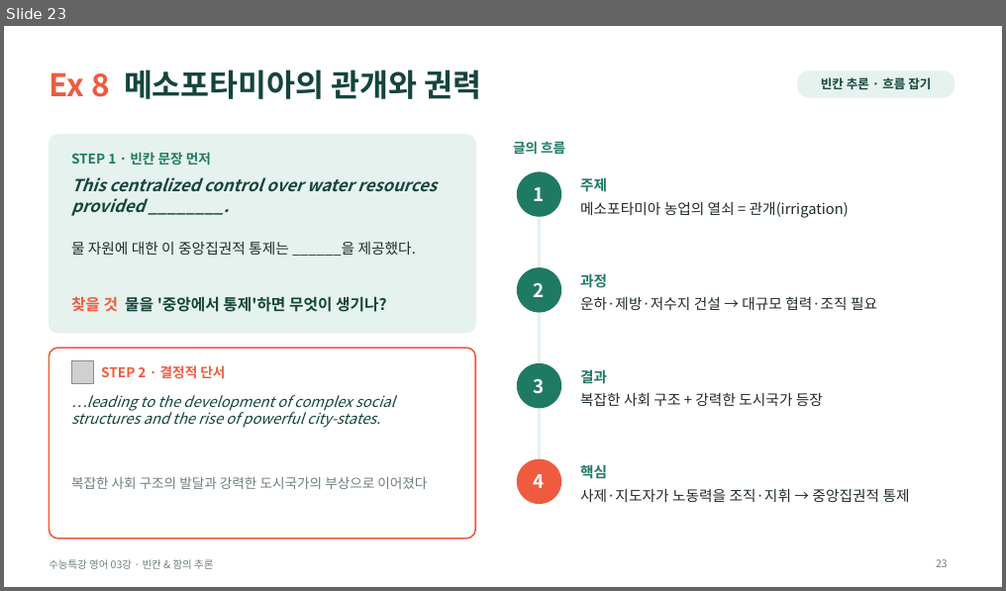
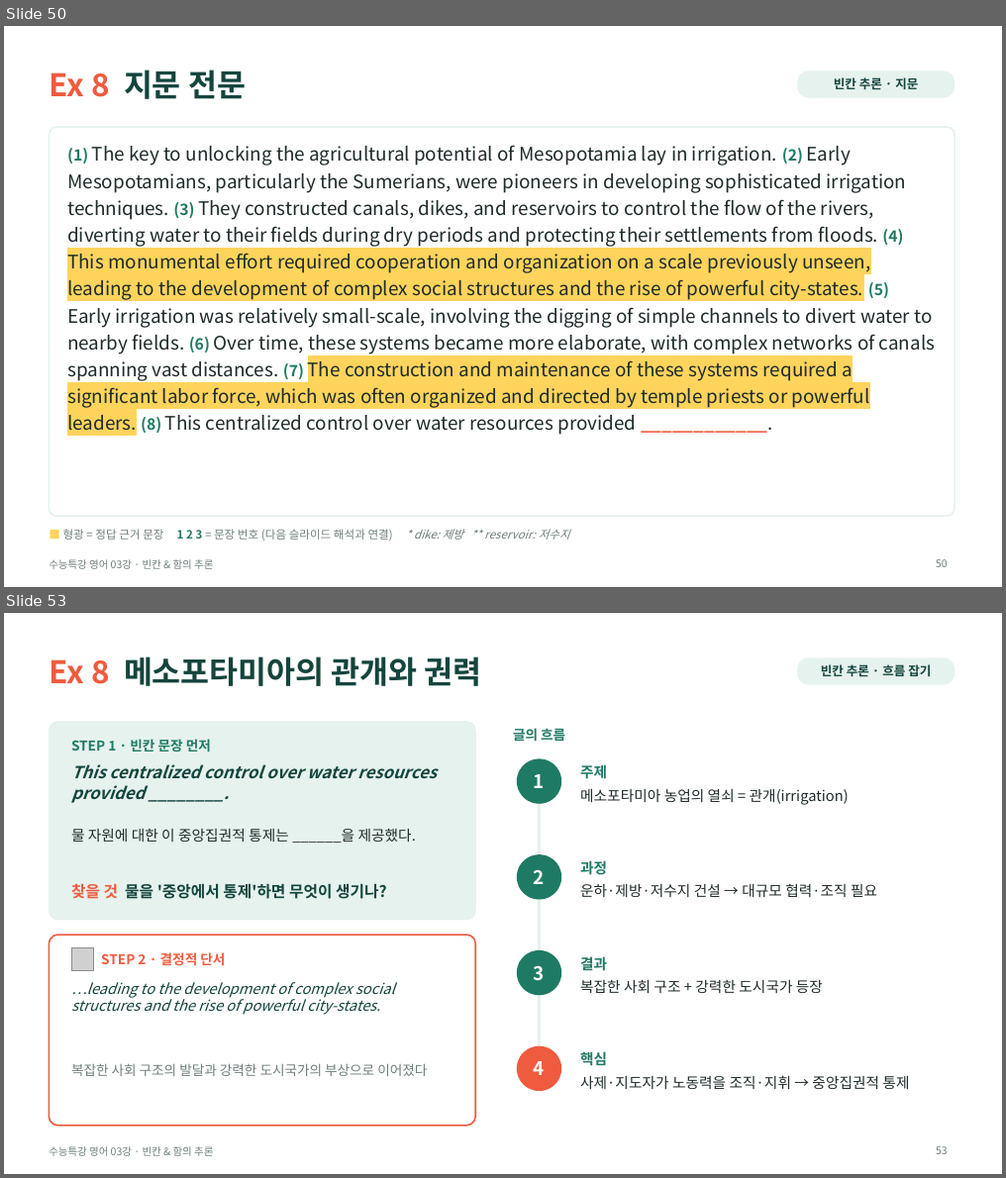
Before and after one commit to HUFSDavid/HUFSDavid, a slide deck: 수능특강_영어_03강_수업PPT.pptx. Shown one above the other, each under a label of ours: slide 23 before the commit, slides 50 and 53 after it; the slides between them are not shown. The pictures are 1006x591 and 1006x1178 pixels, drawn with LibreOffice and Linux fonts; fonts in the diff are those of the drawing; grey boxes stand for pictures. Boxes give left, top, right and bottom in pixels: in the first picture for what was removed or moved away, otherwise in the second. Text is boxed around its words. In the diff, an @@ line names an element or a change of style, - is before the commit and + after.

```diff
--- a/수능특강_영어_03강_수업PPT.pptx
+++ b/수능특강_영어_03강_수업PPT.pptx
@@ slide 50 added at (4,26,1002,587), background #FFFFFF; not listed: 1 template element that a slide beside it also shows @@
@@ title added at (49,70,246,99), 30 pt, text #14453D, bold @@
+Ex 8 지문 전문
@@ rounded rectangle added at (798,71,954,98), fill #E6F2ED, 12 pt, text #14453D, bold @@
+빈칸 추론 · 지문
@@ rounded rectangle added at (49,127,954,516), fill #FFFFFF, outline #E6F2ED 1.5 pt @@
@@ text added at (67,145,935,435), 18 pt, text #1E2B2A @@
+(1) The key to unlocking the agricultural potential of Mesopotamia lay in irrigation. (2) Early Mesopotamians, particularly the Sumerians, were pioneers in developing sophisticated irrigation techniques. (3) They constructed canals, dikes, and reservoirs to control the flow of the rivers, diverting water to their fields during dry periods and protecting their settlements from floods. (4) This monumental effort required cooperation and organization on a scale previously unseen, leading to the development of complex social structures and the rise of powerful city-states. (5) Early irrigation was relatively small-scale, involving the digging of simple channels to divert water to nearby fields. (6) Over time, these systems became more elaborate, with complex networks of canals spanning vast distances. (7) The construction and maintenance of these systems required a significant labor force, which was often organized and directed by temple priests or powerful leaders. (8) This centralized control over water resources provided ____________.
@@ text added at (63,529,570,541), 11 pt, text #6E7F7C @@
+■ 형광 = 정답 근거 문장 1 2 3 = 문장 번호 (다음 슬라이드 해석과 연결) * dike: 제방 ** reservoir: 저수지
@@ page number added at (936,560,947,568), 10 pt, text #6E7F7C @@
+50
@@ what was slide 23 is now slide 53 @@
@@ page number at (936,1147,947,1155): text changed @@
-23
+53
```
Also in this commit, not shown: 1 slide changed, 43 other slides added.
